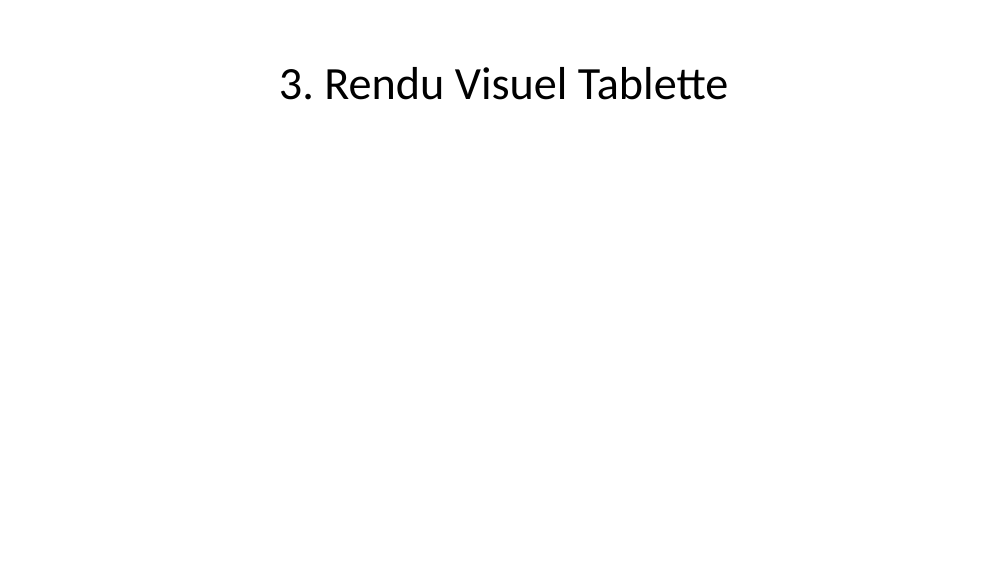
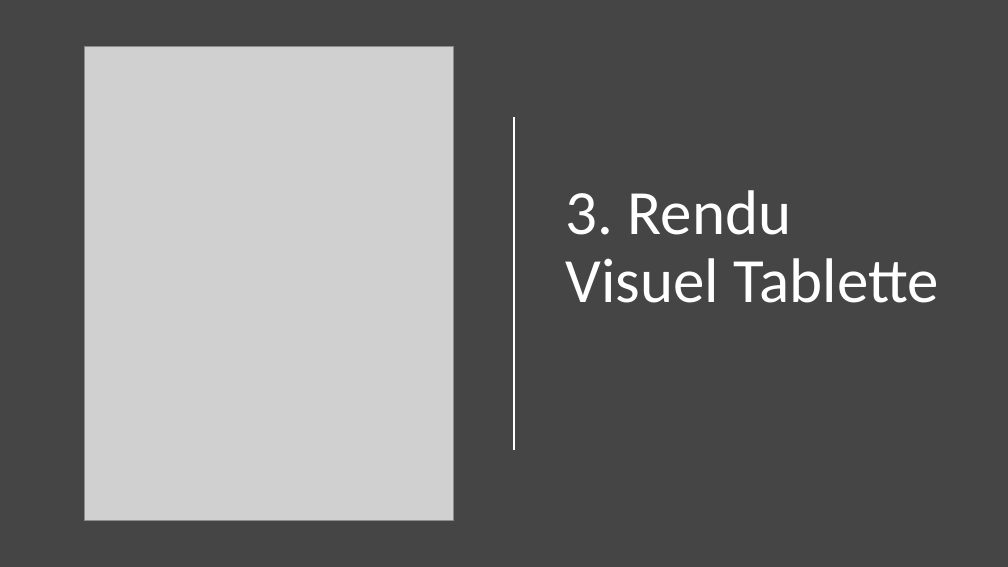
Before and after one commit to Dakusy/P2_Booki, a slide deck: slide 5 of P2.pptx. Drawn at 1008x567 pixels with LibreOffice and Linux fonts; fonts in the diff are those of the drawing; grey boxes stand for pictures. Boxes give left, top, right and bottom in pixels: in the first picture for what was removed or moved away, otherwise in the second. Text is boxed around its words. In the diff, an @@ line names an element or a change of style, - is before the commit and + after.

```diff
--- a/P2.pptx
+++ b/P2.pptx
@@ background #FFFFFF to #454545 @@
@@ picture added at (85,47,454,520) @@
@@ title "3. Rendu Visuel Tablette": place and size @@
-title "3. Rendu Visuel Tablette" at (279,67,728,100)
+title "3. Rendu Visuel Tablette" at (566,190,939,303)
@@ title "3. Rendu Visuel Tablette" at (566,190,939,303): size 44 to 60 pt, text colour #000000 to #FFFFFF; alignment centre to left; vertical alignment middle to bottom @@
@@ line added from (514, 117) to (514, 450), #FFFFFF 1.25 pt @@
```
Also in this commit, not shown: 3 other slides changed, 2 slides added, 1 slide removed, 2 other files.
